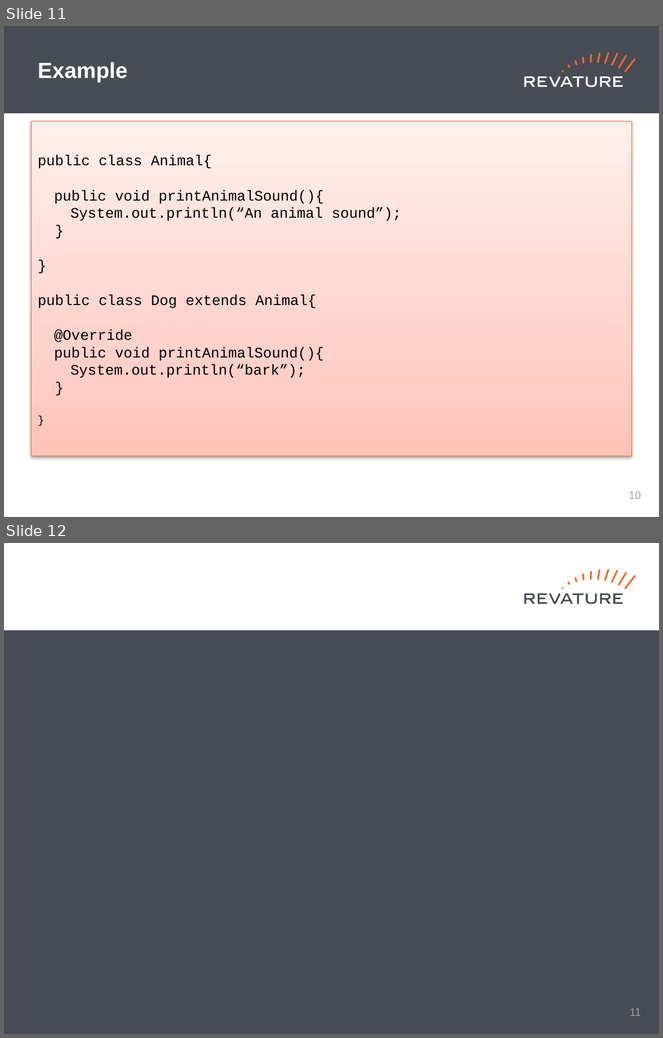
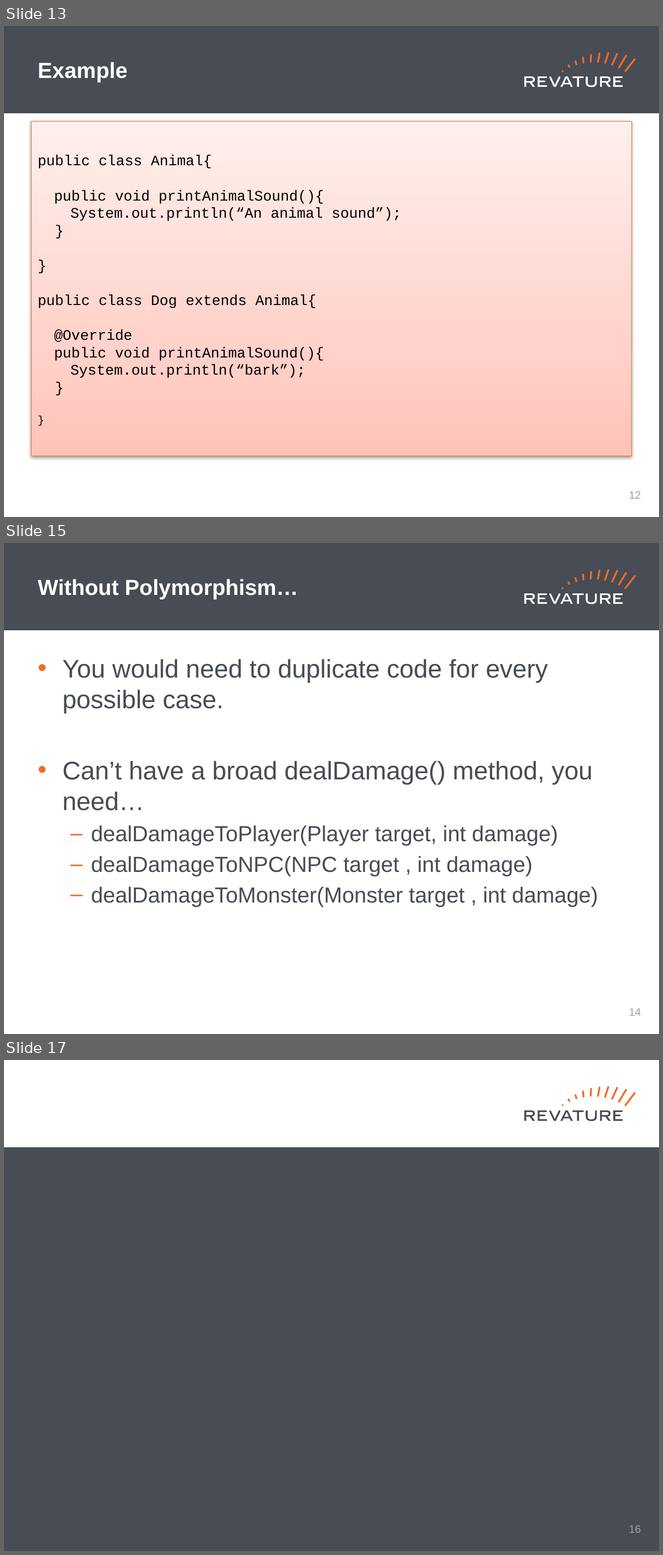
Before and after one commit to jhigherevature/8302021_RAP, a slide deck: powerpoints/Day_13.pptx. Shown one above the other, each under a label of ours: slides 11 and 12 before the commit, slides 13, 15 and 17 after it; the slides between them are not shown. The pictures are 663x1038 and 663x1555 pixels, drawn with LibreOffice and Linux fonts; fonts in the diff are those of the drawing. Boxes give left, top, right and bottom in pixels: in the first picture for what was removed or moved away, otherwise in the second. Text is boxed around its words. In the diff, an @@ line names an element or a change of style, - is before the commit and + after.

```diff
--- a/powerpoints/Day_13.pptx
+++ b/powerpoints/Day_13.pptx
@@ slide 15 added at (x1=4, y1=543, x2=659, y2=1034), background #FFFFFF; not listed: 19 template elements that a slide beside it also shows @@
@@ title added at (x1=38, y1=579, x2=298, y2=599), 24 pt, text #FFFFFF, bold @@
+Without Polymorphism…
@@ text added at (x1=62, y1=659, x2=598, y2=907), 24 pt, text #474C55 @@
+• You would need to duplicate code for every possible case.
+• Can’t have a broad dealDamage() method, you need…
+  – dealDamageToPlayer(Player target, int damage)
+  – dealDamageToNPC(NPC target , int damage)
+  – dealDamageToMonster(Monster target , int damage)
@@ page number added at (x1=629, y1=1008, x2=641, y2=1016), 12 pt, text #A0A1A0 @@
+14
@@ what was slide 11 is now slide 13 @@
@@ page number at (x1=629, y1=491, x2=641, y2=499): text changed @@
-10
+12
@@ what was slide 12 is now slide 17 @@
@@ page number at (x1=629, y1=1525, x2=641, y2=1533): text changed @@
-11
+16
```
Also in this commit, not shown: 4 other slides added, 4 other files.
